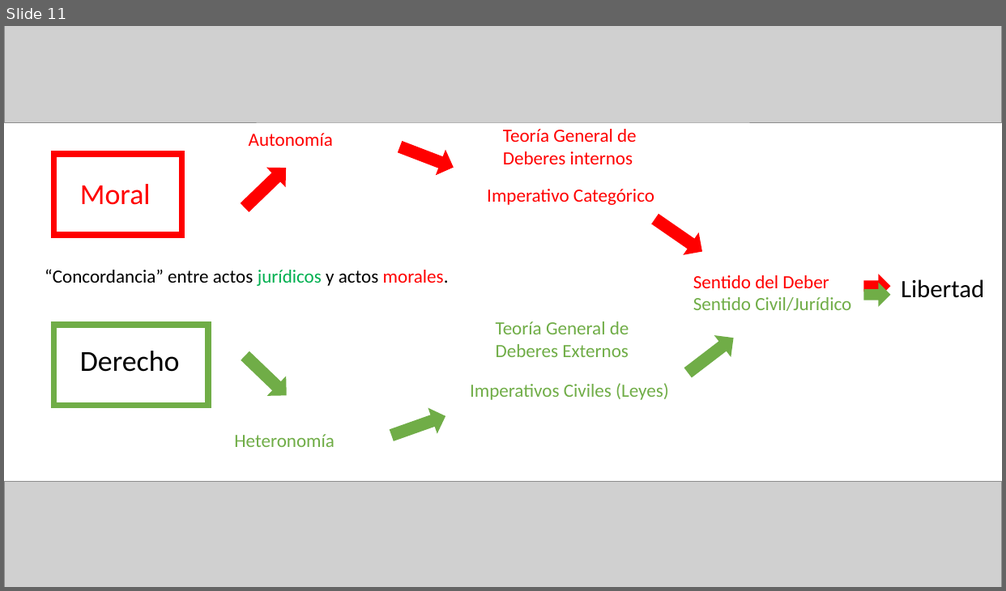
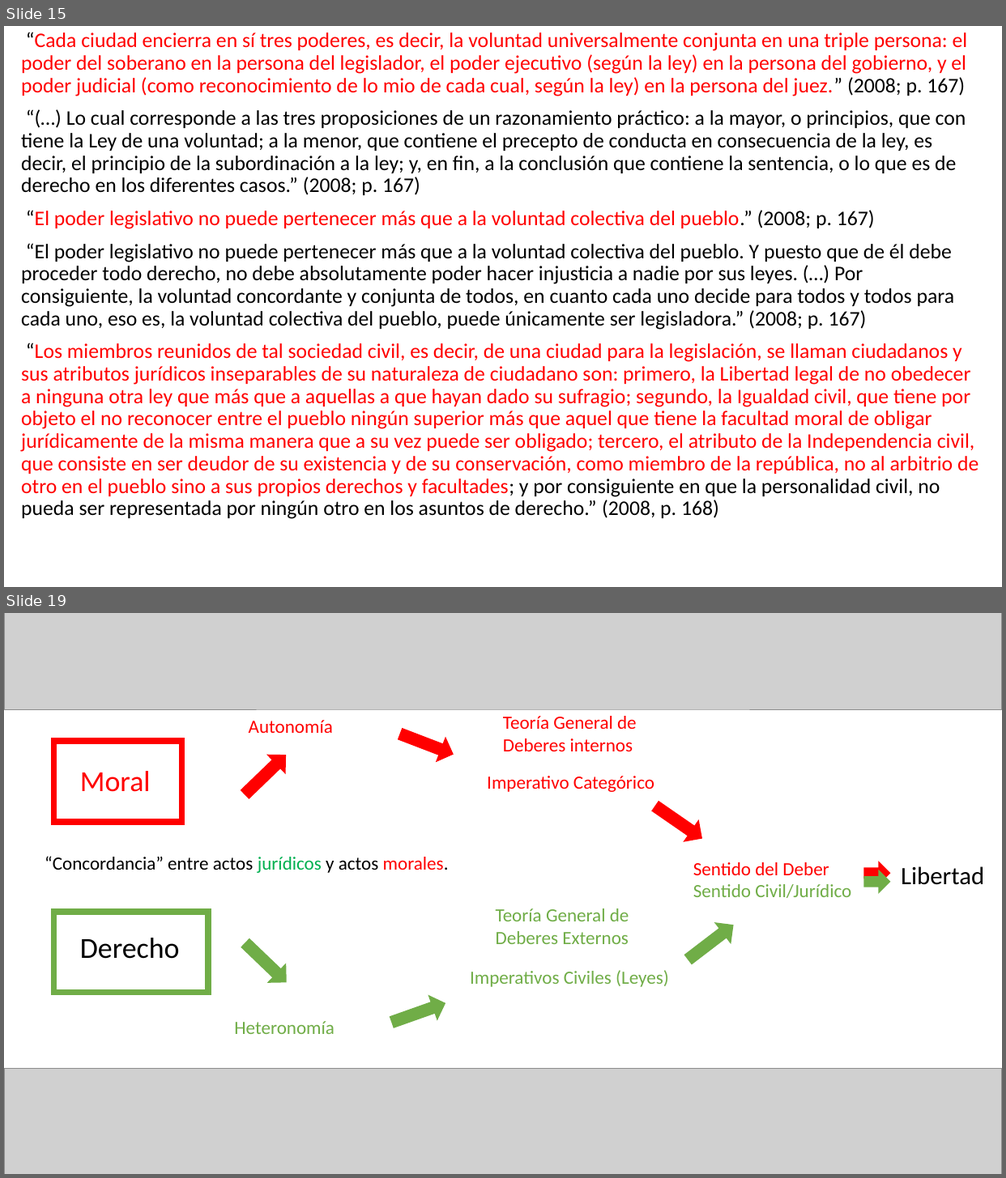
Before and after one commit to zaboltar/zaboltar.github.io, a slide deck: assets uarm/2024 1/moderna/Kant - Doctrina del Derecho.pptx. Shown one above the other, each under a label of ours: slide 11 before the commit, slides 15 and 19 after it; the slides between them are not shown. The pictures are 1006x591 and 1006x1178 pixels, drawn with LibreOffice and Linux fonts; fonts in the diff are those of the drawing; grey boxes stand for pictures. Boxes give left, top, right and bottom in pixels: in the first picture for what was removed or moved away, otherwise in the second. Text is boxed around its words. In the diff, an @@ line names an element or a change of style, - is before the commit and + after.

Commit message:
kant doc derecho

```diff
--- a/assets uarm/2024 1/moderna/Kant - Doctrina del Derecho.pptx
+++ b/assets uarm/2024 1/moderna/Kant - Doctrina del Derecho.pptx
@@ slide 15 added at [4, 26, 1002, 587], background #FFFFFF @@
@@ text added at [21, 32, 978, 519], 20 pt, text #FF0000 @@
+“Cada ciudad encierra en sí tres poderes, es decir, la voluntad universalmente conjunta en una triple persona: el poder del soberano en la persona del legislador, el poder ejecutivo (según la ley) en la persona del gobierno, y el poder judicial (como reconocimiento de lo mio de cada cual, según la ley) en la persona del juez.” (2008; p. 167)
+“(…) Lo cual corresponde a las tres proposiciones de un razonamiento práctico: a la mayor, o principios, que con tiene la Ley de una voluntad; a la menor, que contiene el precepto de conducta en consecuencia de la ley, es decir, el principio de la subordinación a la ley; y, en fin, a la conclusión que contiene la sentencia, o lo que es de derecho en los diferentes casos.” (2008; p. 167)
+“El poder legislativo no puede pertenecer más que a la voluntad colectiva del pueblo.” (2008; p. 167)
+“El poder legislativo no puede pertenecer más que a la voluntad colectiva del pueblo. Y puesto que de él debe proceder todo derecho, no debe absolutamente poder hacer injusticia a nadie por sus leyes. (…) Por consiguiente, la voluntad concordante y conjunta de todos, en cuanto cada uno decide para todos y todos para cada uno, eso es, la voluntad colectiva del pueblo, puede únicamente ser legisladora.” (2008; p. 167)
+“Los miembros reunidos de tal sociedad civil, es decir, de una ciudad para la legislación, se llaman ciudadanos y sus atributos jurídicos inseparables de su naturaleza de ciudadano son: primero, la Libertad legal de no obedecer a ninguna otra ley que más que a aquellas a que hayan dado su sufragio; segundo, la Igualdad civil, que tiene por objeto el no reconocer entre el pueblo ningún superior más que aquel que tiene la facultad moral de obligar jurídicamente de la misma manera que a su vez puede ser obligado; tercero, el atributo de la Independencia civil, que consiste en ser deudor de su existencia y de su conservación, como miembro de la república, no al arbitrio de otro en el pueblo sino a sus propios derechos y facultades; y por consiguiente en que la personalidad civil, no pueda ser representada por ningún otro en los asuntos de derecho.” (2008, p. 168)
@@ what was slide 11 is now slide 19 @@
```
Also in this commit, not shown: 1 slide changed, 7 other slides added, 6 other files.
